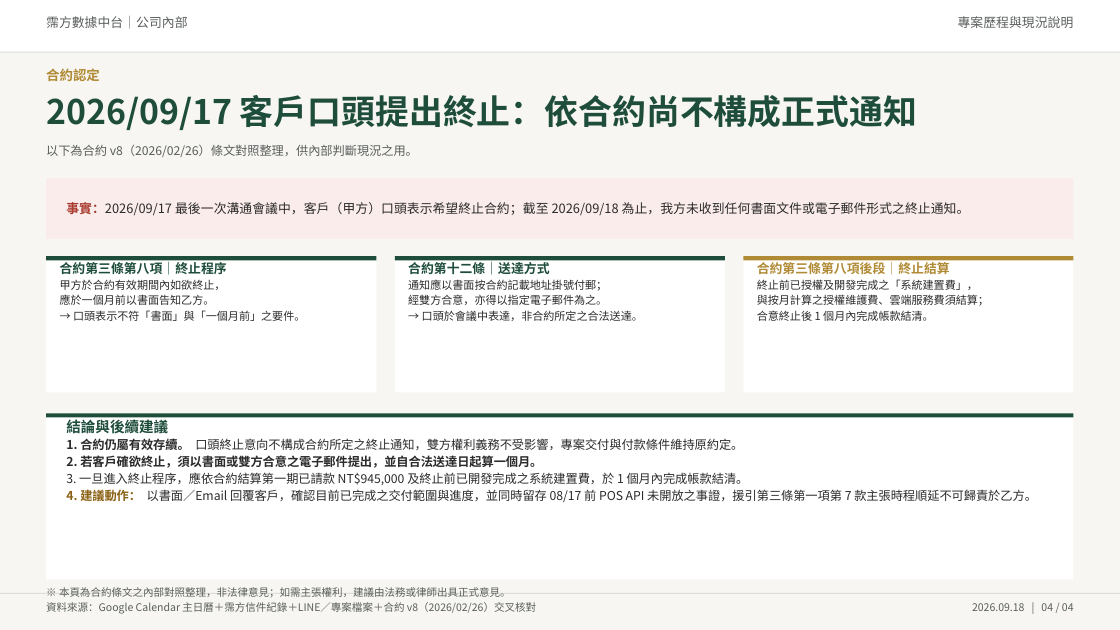
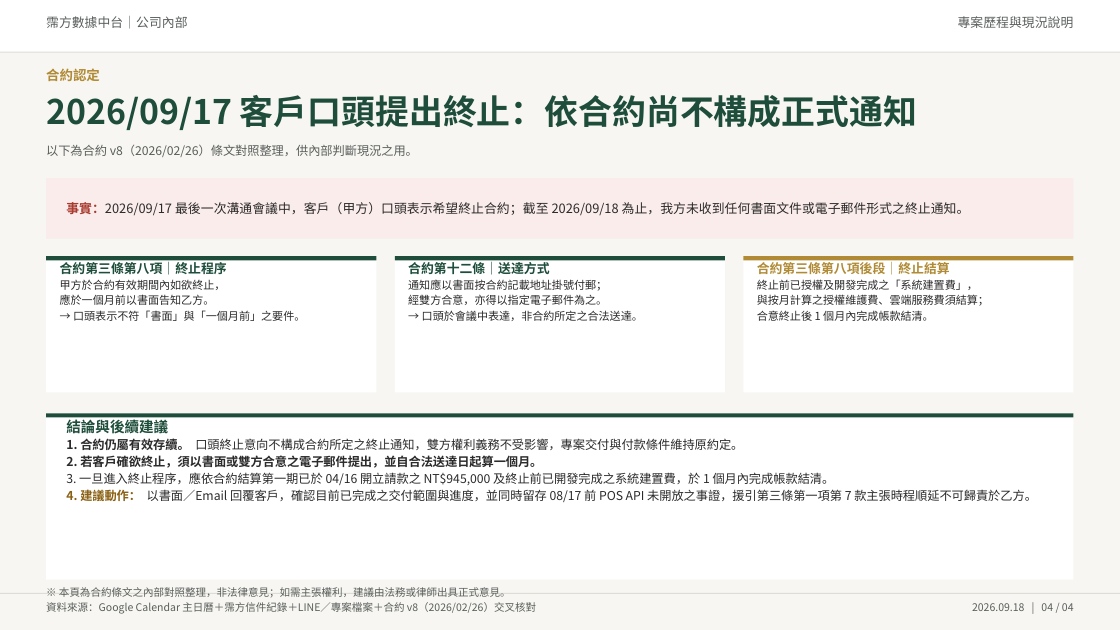
Before and after one commit to shelleychenyi/proposal, a slide deck: slide 4 of 霈方時間軸/霈方數據中台_專案時間軸與決議變更_20260918.pptx. Drawn at 1120x630 pixels with LibreOffice and Linux fonts; fonts in the diff are those of the drawing. Boxes give left, top, right and bottom in pixels: in the first picture for what was removed or moved away, otherwise in the second. Text is boxed around its words. In the diff, an @@ line names an element or a change of style, - is before the commit and + after.

```diff
--- a/霈方時間軸/霈方數據中台_專案時間軸與決議變更_20260918.pptx
+++ b/霈方時間軸/霈方數據中台_專案時間軸與決議變更_20260918.pptx
@@ text in rectangle at box(66, 472, 835, 485): text changed @@
-3. 一旦進入終止程序，應依合約結算第一期已請款 NT$945,000 及終止前已開發完成之系統建置費，於 1 個月內完成帳款結清。
+3. 一旦進入終止程序，應依合約結算第一期已於 04/16 開立請款之 NT$945,000 及終止前已開發完成之系統建置費，於 1 個月內完成帳款結清。
```
Also in this commit, not shown: 3 other slides changed.
